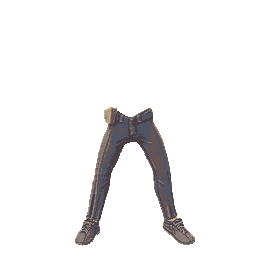
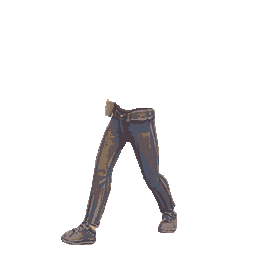
Layered file, before and after one edit (w=256, h=256). Changes by layer:
hid "Обычный слой 2 (вставлено)" (1st of 3), painted on it over <box>61,99,195,246</box>
renamed "Фон" to "Обычный слой 2 (вставлено)", showed it, moved it above "Обычный слой 1", painted on it over <box>61,99,195,246</box>